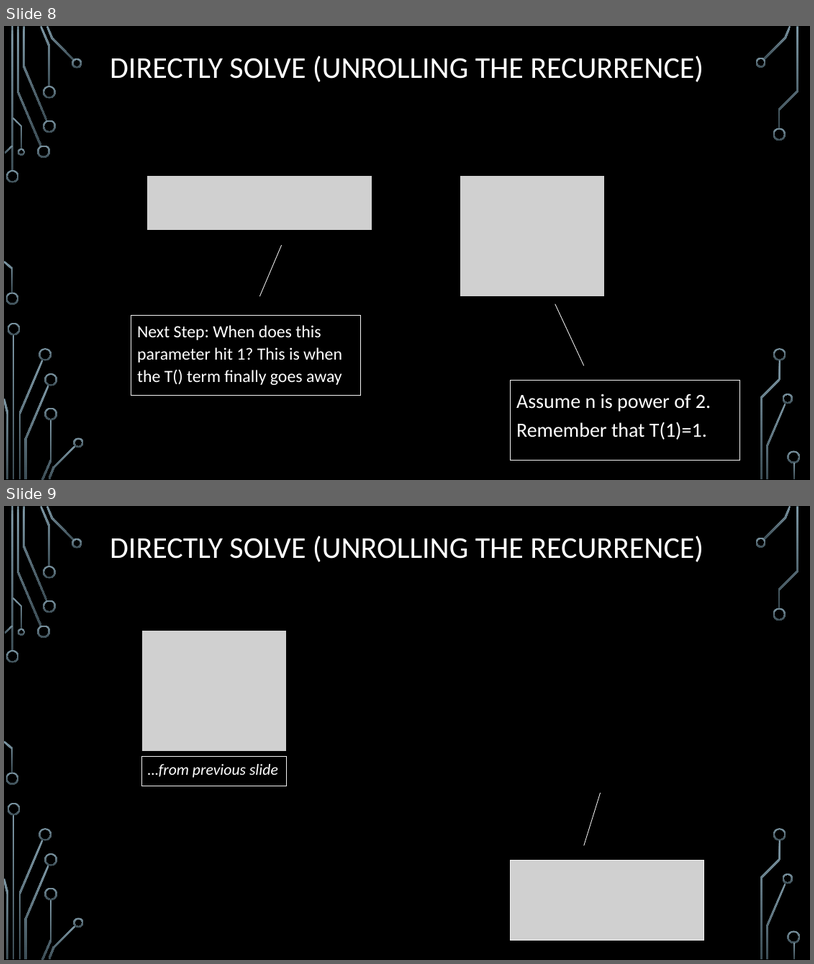
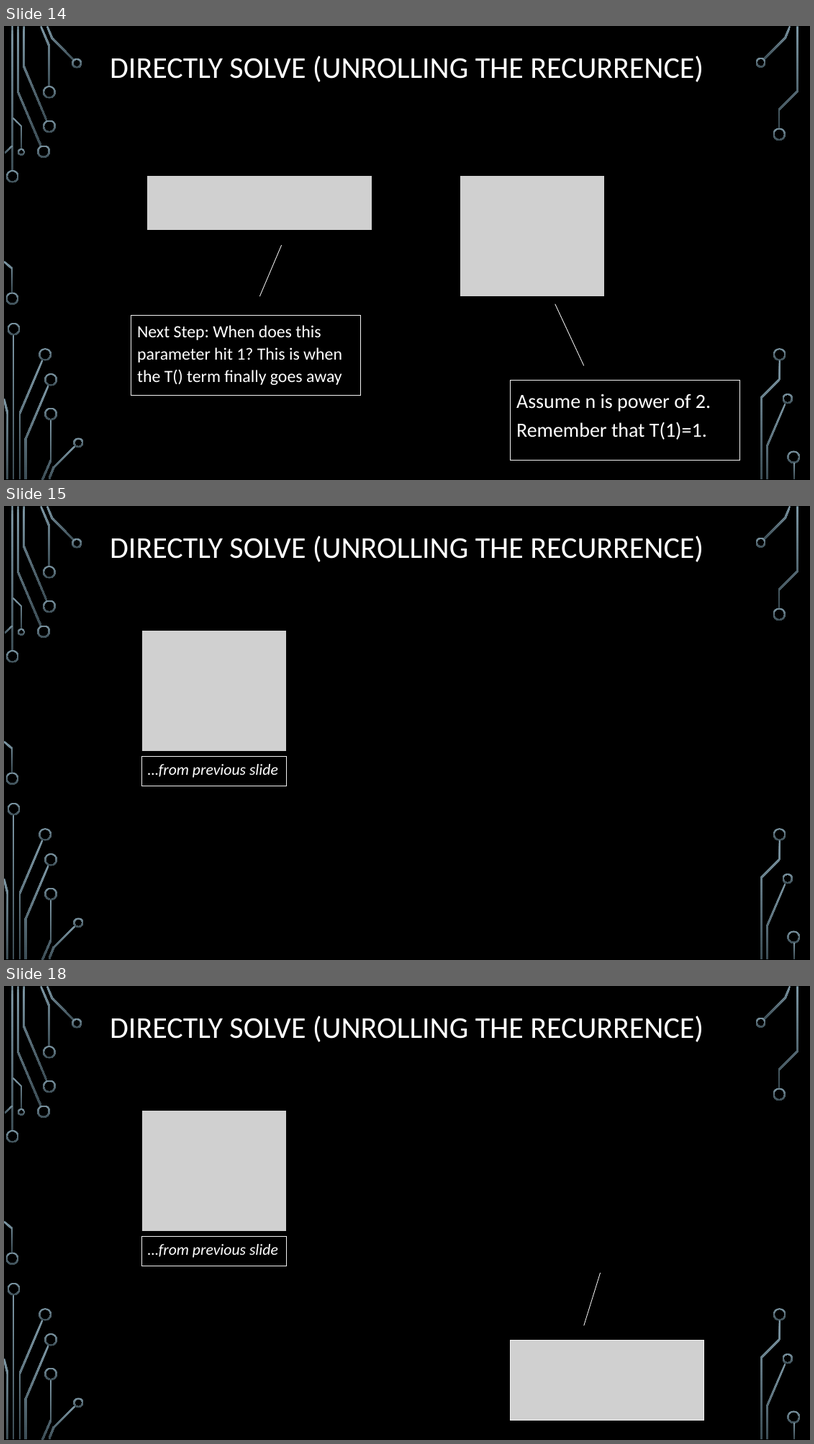
Before and after one commit to markfloryan/dsa2, a slide deck: slides/02-2-Recurrences.pptx. Shown one above the other, each under a label of ours: slides 8 and 9 before the commit, slides 14, 15 and 18 after it; the slides between them are not shown. The pictures are 814x964 and 814x1444 pixels, drawn with LibreOffice and Linux fonts; fonts in the diff are those of the drawing; grey boxes stand for pictures; background and template pictures are left out. Boxes give left, top, right and bottom in pixels: in the first picture for what was removed or moved away, otherwise in the second. Text is boxed around its words. In the diff, an @@ line names an element or a change of style, - is before the commit and + after.

```diff
--- a/slides/02-2-Recurrences.pptx
+++ b/slides/02-2-Recurrences.pptx
@@ slide 15 added at bbox=[4, 506, 810, 960], background picture (left out); not listed: 36 template elements that a slide beside it also shows @@
@@ title added at bbox=[110, 536, 704, 562], 36 pt, text #FFFFFF @@
+DIRECTLY SOLVE (UNROLLING THE RECURRENCE)
@@ picture added at bbox=[142, 630, 286, 751] @@
@@ rectangle added at bbox=[142, 757, 286, 786], outline #F2F2F2 0.75 pt, 18.6 pt, text #FFFFFF, italic @@
+…from previous slide
@@ what was slide 8 is now slide 14 @@
@@ what was slide 9 is now slide 18 @@
```
Also in this commit, not shown: 20 other slides added, 2 other files.
